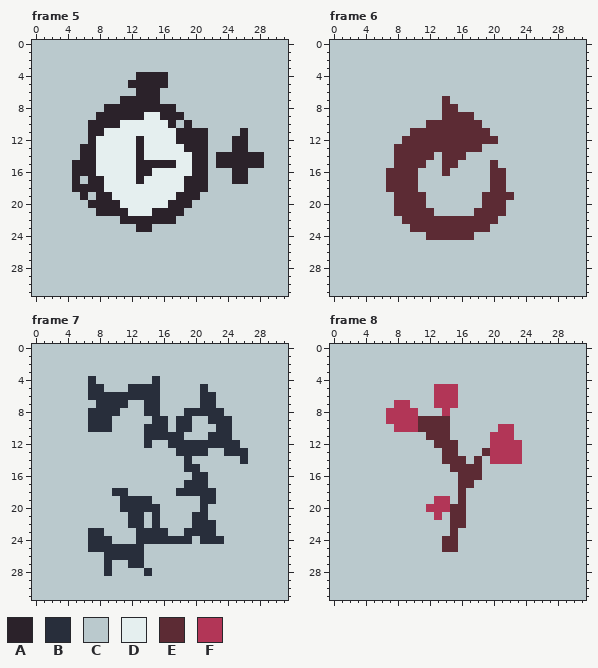
Pixel-art file, stored at sprites/tiles.aseprite. The picture above was drawn from the file before the commit.
32x32 pixels, 14 frames. Shown: frame 5, frame 6, frame 7, frame 8. The commit also changed other frames, which this record leaves out.
Palette (. is transparent): A #2b222a  B #282e3b  C #bac9cd  D #e5efef  E #5c2b34  F #b23657
Now the later version:
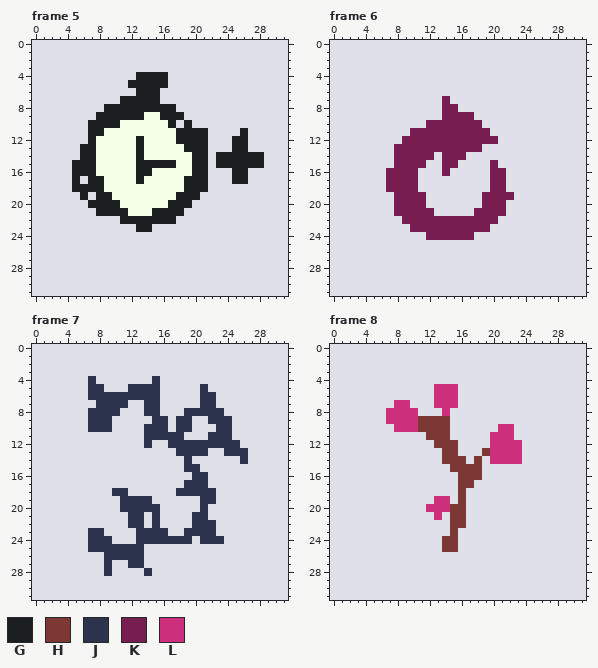
Colours new in this view: G #1b1f21  H #7d3833  J #2c354d  K #781d4f  L #cc2f7b
Changes in this commit:
layer "Layer 2" now shown
colour C: #bac9cd -> #dfe0e8
colour D: #e5efef -> #f5ffe8
Changed rows in their new state; - is a pixel that keeps its letter.
Frame 5, layer "Layer 1":
first column x 5:
 4 --------GGGG------------
 5 -------GGGGG------------
 6 --------GGG-------------
 7 ------GGGGG-------------
 8 ----GGGGGGGGG-----------
 9 ---GGGGGG--GGG----------
10 --GGGG------G-G---------
11 --GG---------GGGG----G--
12 --G-----G----GGGG---GG--
13 -GG-----G-----GGG---GG--
14 -GG-----G------GG-GGGGGG
15 GGG-----GGGGG--GG-GGGGGG
16 GGG-----GG-----GG---GG--
17 G-GG----G-----GGG---GG--
18 GGGG----------GGG-------
19 -G-GG--------GGG--------
20 --GGGG------GGG---------
21 ---GGGG---GGGG----------
22 ------GGGGGGG-----------
23 --------GG--------------
Frame 6, layer "Layer 1":
first column x 7:
 7 -------K--------
 8 -------KK-------
 9 -------KKKK-----
10 -----KKKKKKK----
11 ---KKKKKKKKKK---
12 --KKKKKKKKKKKK--
13 -KKKKKKKKKKK----
14 -KKKKK-KKK------
15 -KKKK--KK----K--
16 KKKK---K-----KK-
17 KKKK---------KK-
18 KKKK---------KK-
19 -KKKK-------KKKK
20 -KKKK-------KKK-
21 -KKKKK-----KKKK-
22 --KKKKKKKKKKKK--
23 ---KKKKKKKKKK---
24 -----KKKKKK-----
Frame 7, layer "Layer 1":
first column x 7:
 4 J-------J-----------
 5 JJ---JJJJ-----J-----
 6 JJJJJJJJJ-----JJ----
 7 -JJJJ--JJ-----JJ----
 8 JJJJ---JJ---JJJJJ---
 9 JJJ-----JJ-JJ--JJJ--
10 JJJ----JJJ-JJ---JJ--
11 -------JJJJJ---JJJ--
12 -------J--JJJJJJJJJ-
13 -----------JJJJ--JJJ
14 ------------J------J
15 ------------JJ------
16 -------------JJ-----
17 ------------JJJ-----
18 ---JJ------JJJJJ----
19 ----JJJJ------JJ----
20 ----JJJJJ-----J-----
21 -----JJ-J----JJ-----
22 -----JJ-J----JJJ----
23 JJ----JJJJ--JJJJ----
24 JJJ---JJJJJJJ-JJJ---
25 JJJJJJJ-------------
26 --JJJJJ-------------
27 --J--JJ-------------
28 --J----J------------
Frame 8, layer "Layer 1":
first column x 7:
 5 ------LLL--------
 6 ------LLL--------
 7 -LL---LLL--------
 8 LLLL---L---------
 9 LLLLHHHH---------
10 -LLLHHHH------LL-
11 -----HHH-----LLL-
12 ------HHH----LLLL
13 -------HH---HLLLL
14 -------HHH-H-LLLL
15 --------HHHH-----
16 ---------HHH-----
17 ---------HH------
18 ---------H-------
19 ------LL-H-------
20 -----LLLHH-------
21 ------L-HH-------
22 --------HH-------
23 --------H--------
24 -------HH--------
25 -------HH--------
